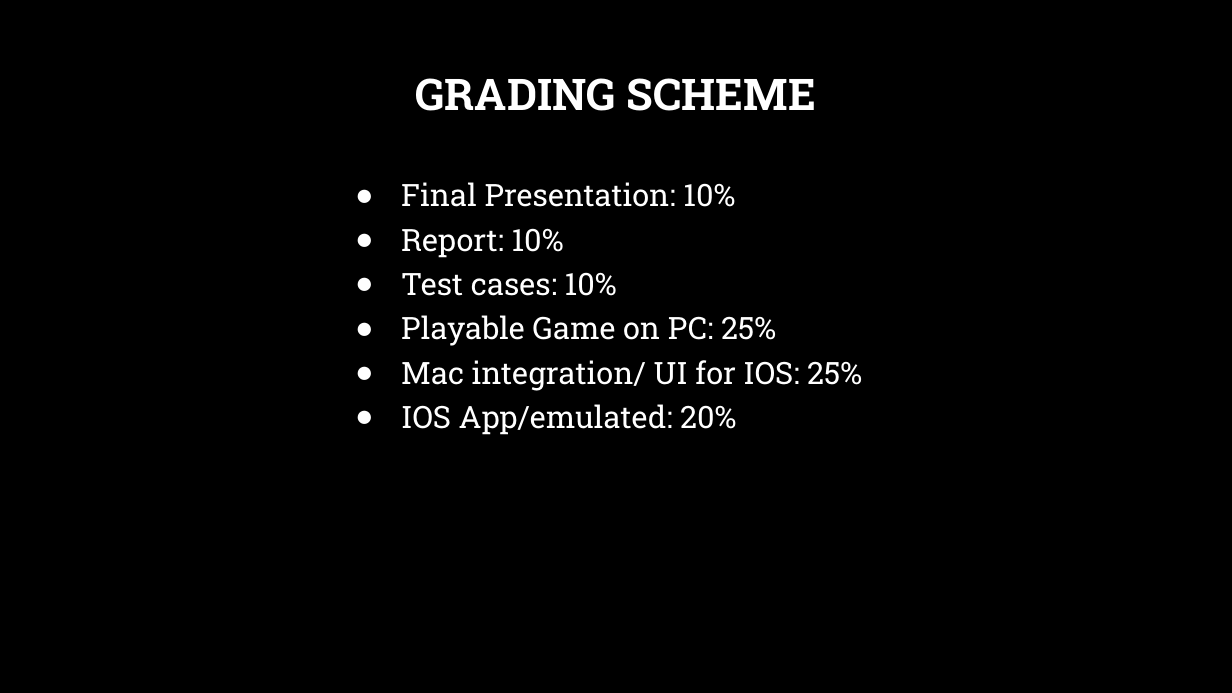
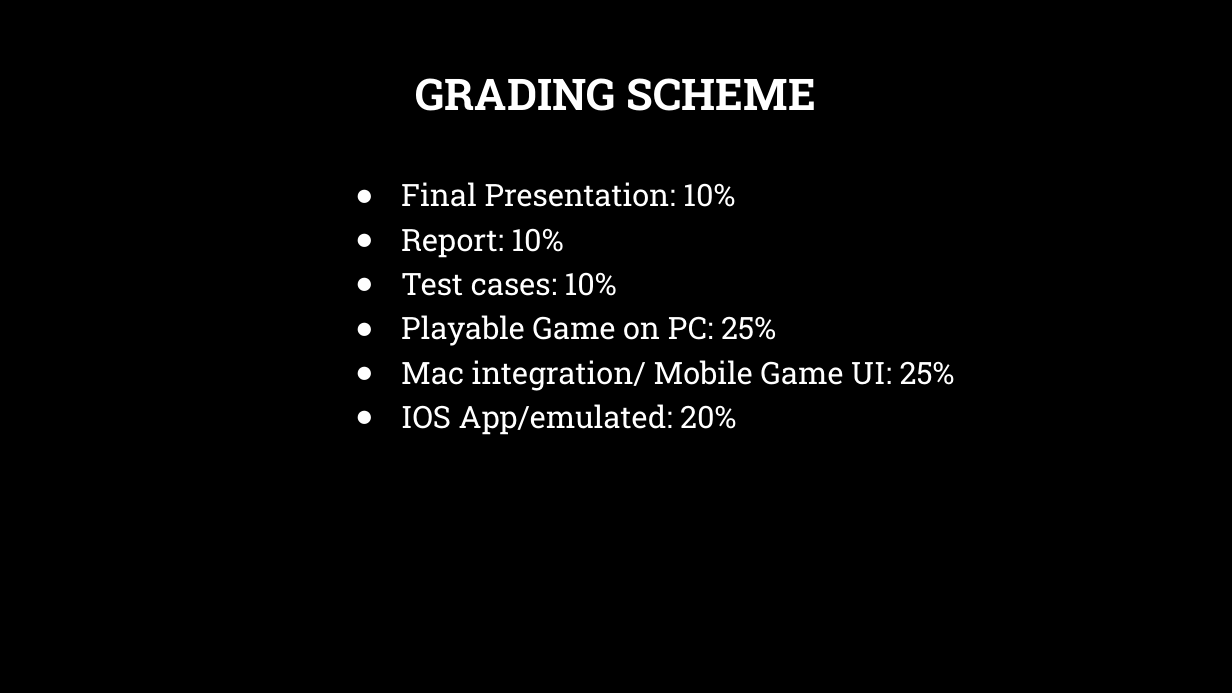
Before and after one commit to steveb1250/Devils_Grip_Proposal, a slide deck: slide 11 of CSC_520_Devils_Grip.pptx. Drawn at 1232x693 pixels with LibreOffice and Linux fonts; fonts in the diff are those of the drawing; background and template pictures are left out. Boxes give left, top, right and bottom in pixels: in the first picture for what was removed or moved away, otherwise in the second. Text is boxed around its words. In the diff, an @@ line names an element or a change of style, - is before the commit and + after.

```diff
--- a/CSC_520_Devils_Grip.pptx
+++ b/CSC_520_Devils_Grip.pptx
@@ text at (401,360,955,391): text changed @@
-● Mac integration/ UI for IOS: 25%
+● Mac integration/ Mobile Game UI: 25%
```
Also in this commit, not shown: 2 other slides changed, 3 other files.
